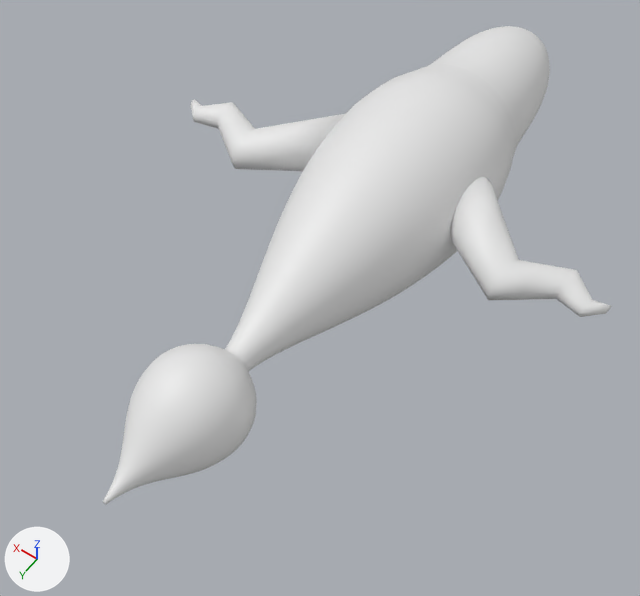
Before and after pictures for a commit that changed the glTF model frontend/public/fish262.glb.
Rendered twice from a 50 mm lens placed at (-5.43, 5.45, 11.21), pointed at (-0.03, -2.1, -0.66). Every picture has the same lights, and +X, +Y and +Z are marked at lower left. The older version comes first. Vertices at exactly the same position are counted once.

Names of what the first picture shows: 'Fish'.
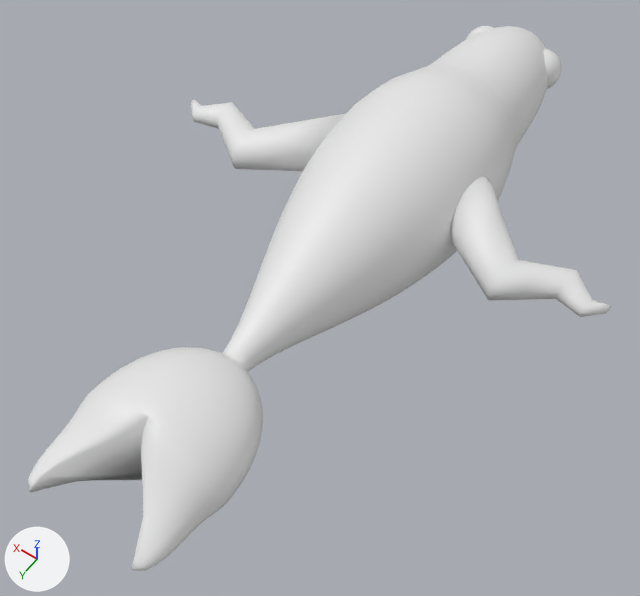
The change in detail:
Material 'Material.521' (mat_material_521) is new.
Its base color is (0.8, 0.0586, 0.0378) (red #e74437).
Material 'TailMaterial.260' (mat_tailmaterial_260) is new.
Its base color is (0.8, 0.8, 0.8) (white #e7e7e7).
me_headmesh2_124 is used by ob_fish; location (0.0, 0.0, 0.0).
me_headmesh2_124 had 7169 vertices, 14326 faces and spanned x -4.23..4.23, y -9.6..2.89, z -1.57..1.57.
me_headmesh2_124 now has 7589 vertices, 15158 faces and spans x -4.23..4.23, y -9.6..3.37, z -1.57..1.57.
me_headmesh2_124 part 1: a new loose piece of 482 vertices spanning x 0.22..1.03, y -9.14..-8.33, z -0.21..0.59.
me_headmesh2_124 part 2: a new loose piece of 482 vertices spanning x -1.03..-0.22, y -9.14..-8.33, z -0.21..0.59.
me_headmesh2_124 part 3: 287 vertices moved from x -0.87..0.81, y 0.1..0.79, z -0.87..0.8 to x -1.26..1.26, y 0.1..1.27, z -0.43..0.74; 1247 vertices removed from x -0.89..0.89, y 0.1..2.89, z -0.89..0.89; 703 vertices added at x -1.32..1.32, y 0.1..3.37, z -0.81..0.81.
me_headmesh2_124 gains material mat_material_521 (red #e74437).
me_headmesh2_124 gains material mat_tailmaterial_260 (white #e7e7e7).

Boxes (x1, y1, x2, y2) around the edits, measured in the pictures (640 x 596 px; the box of a moved part takes in the faces that stretch with it):
'Fish', reshaped (15% wider, 14% taller)
    before: (103, 26, 611, 504)
    after: (28, 26, 611, 571)
part 1 of me_headmesh2_124, added (mostly hidden)
    after: (466, 26, 493, 39)
part 2 of me_headmesh2_124, added
    after: (543, 48, 562, 89)
part 3 of me_headmesh2_124, moved or reshaped
    before: (103, 344, 251, 504)
    after: (28, 350, 251, 571)
